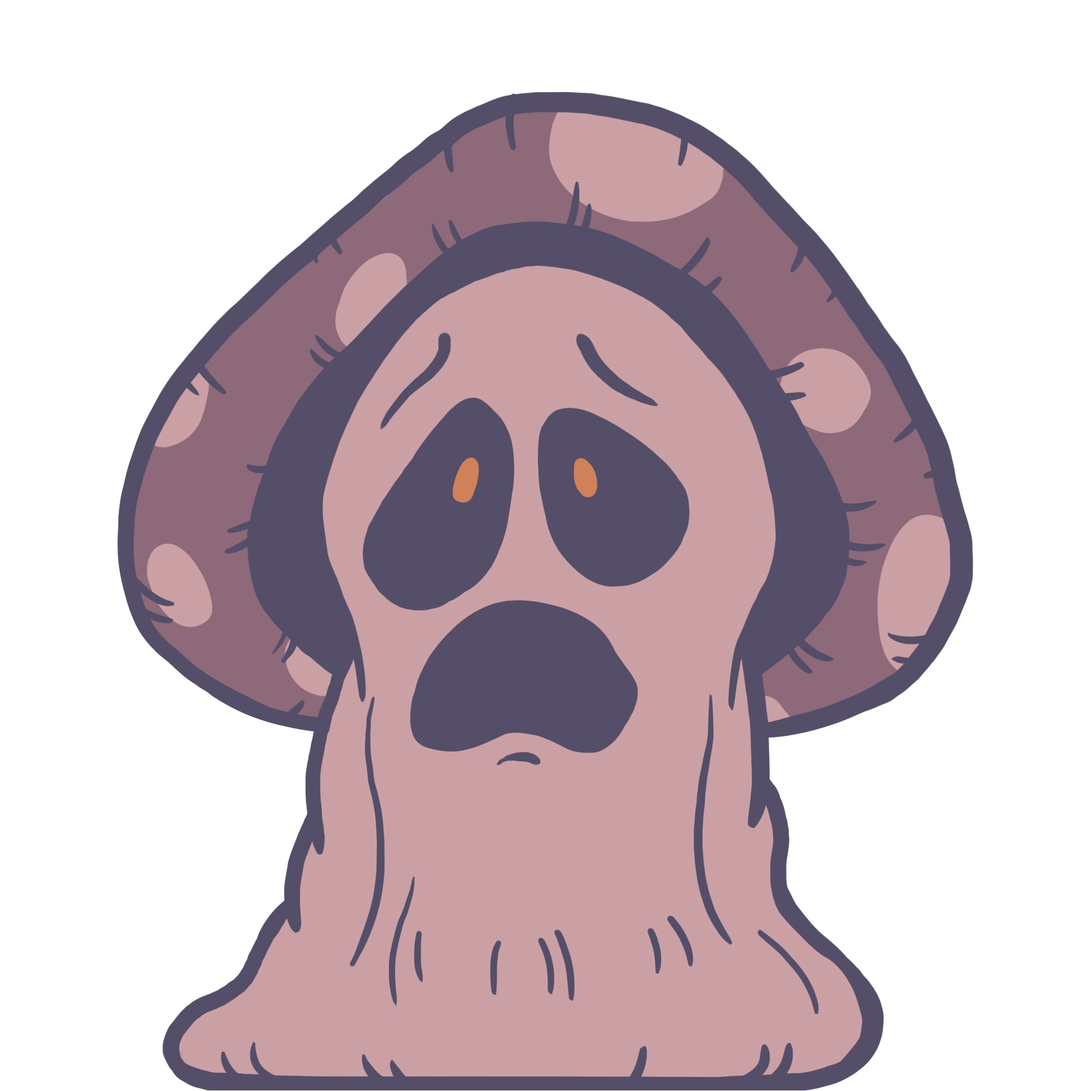
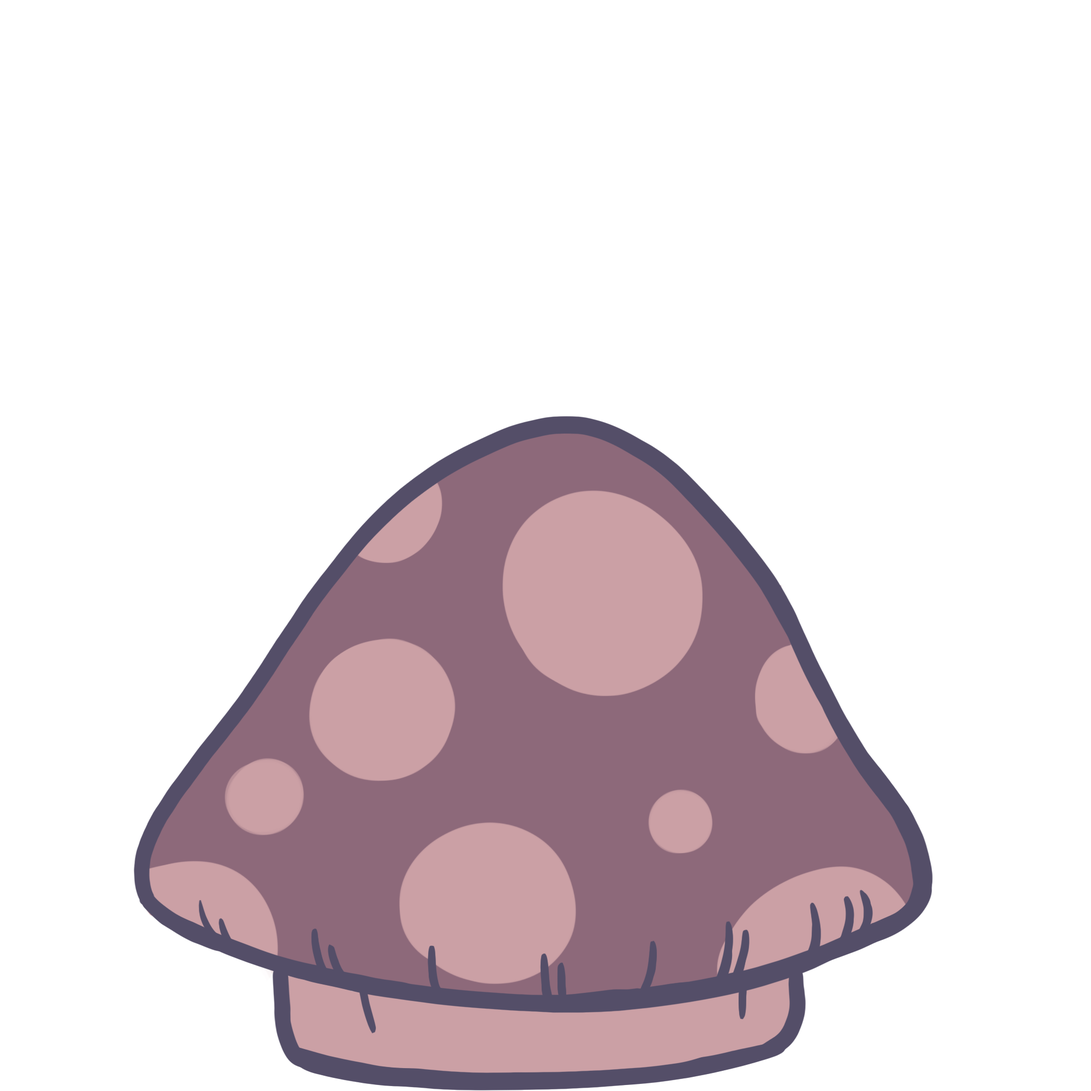
Two versions of the same layered image (1091 × 1091). Layer-by-layer changes:
added group "Spawn 2" with 2 layers above "Spawn 1" over [133, 416, 934, 1091]
added layer "Layer 9" (1st of 2, in "Spawn 2") in group "Spawn 2" over [133, 416, 934, 1091]
added layer "Layer 11" in group "Spawn 2" over [136, 429, 923, 1087]
hid group "2" (5 layers) over [117, 91, 975, 1091]
